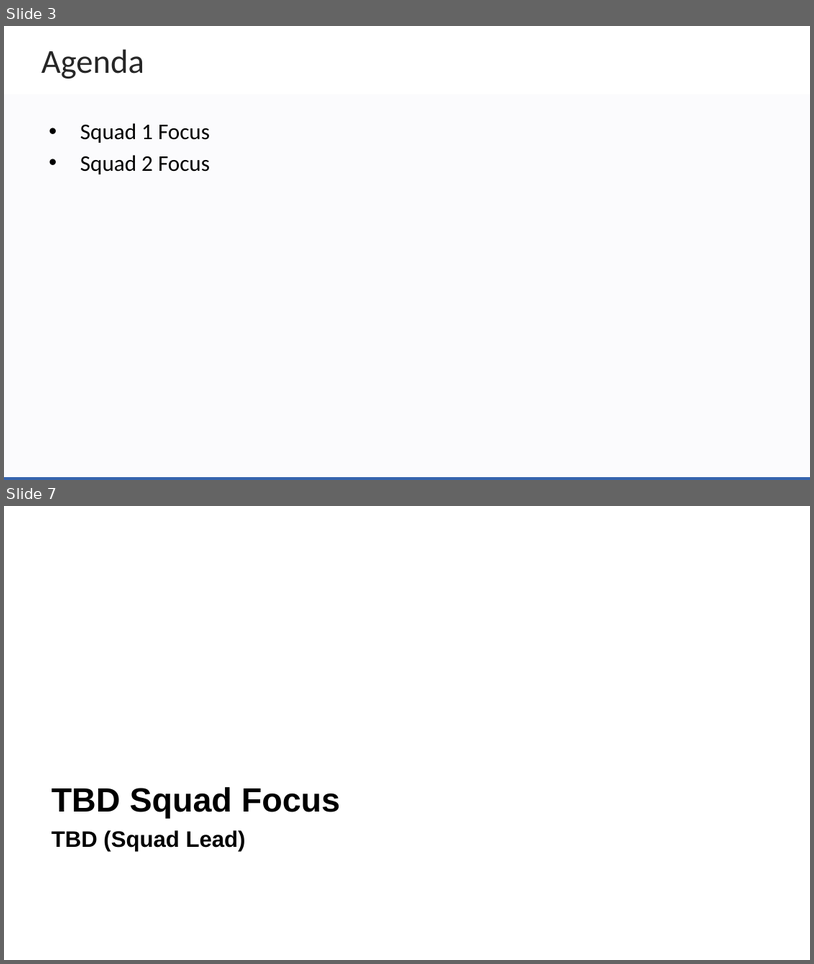
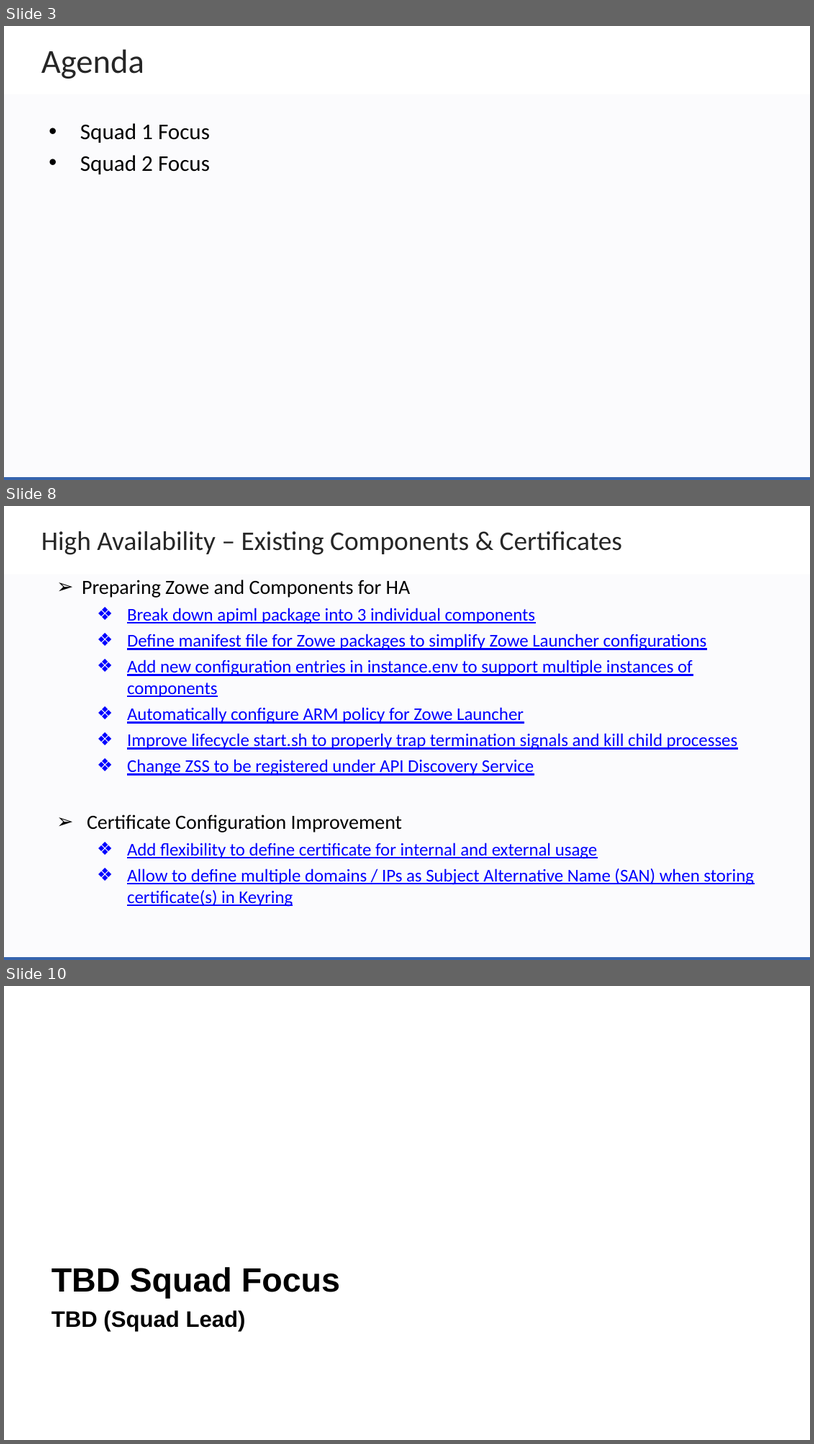
Before and after one commit to zowe/community, a slide deck: Project Management/PI Planning/20PI4 Planning/Zowe Community Squad Focus for 20PI4.pptx. Shown one above the other, each under a label of ours: slides 3 and 7 before the commit, slides 3, 8 and 10 after it; the slides between them are not shown. The pictures are 814x964 and 814x1444 pixels, drawn with LibreOffice and Linux fonts; fonts in the diff are those of the drawing; background and template pictures are left out. Boxes give left, top, right and bottom in pixels: in the first picture for what was removed or moved away, otherwise in the second. Text is boxed around its words. In the diff, an @@ line names an element or a change of style, - is before the commit and + after.

```diff
--- a/Project Management/PI Planning/20PI4 Planning/Zowe Community Squad Focus for 20PI4.pptx
+++ b/Project Management/PI Planning/20PI4 Planning/Zowe Community Squad Focus for 20PI4.pptx
@@ slide 8 added at [4, 506, 810, 960], background #FFFFFF; not listed: 2 template elements that a slide beside it also shows @@
@@ text added at [41, 531, 622, 555], 24 pt, text #262626 @@
+High Availability – Existing Components & Certificates
@@ text added at [82, 579, 754, 906], 16 pt, text #0000FF, underline @@
+➢ Preparing Zowe and Components for HA
+  ❖ Break down apiml package into 3 individual components
+  ❖ Define manifest file for Zowe packages to simplify Zowe Launcher configurations
+  ❖ Add new configuration entries in instance.env to support multiple instances of components
+  ❖ Automatically configure ARM policy for Zowe Launcher
+  ❖ Improve lifecycle start.sh to properly trap termination signals and kill child processes
+  ❖ Change ZSS to be registered under API Discovery Service
+➢ Certificate Configuration Improvement
+  ❖ Add flexibility to define certificate for internal and external usage
+  ❖ Allow to define multiple domains / IPs as Subject Alternative Name (SAN) when storing certificate(s) in Keyring
@@ what was slide 7 is now slide 10 @@
```
Also in this commit, not shown: 2 slides changed, 3 other slides added, 1 slide removed, 1 other file.
